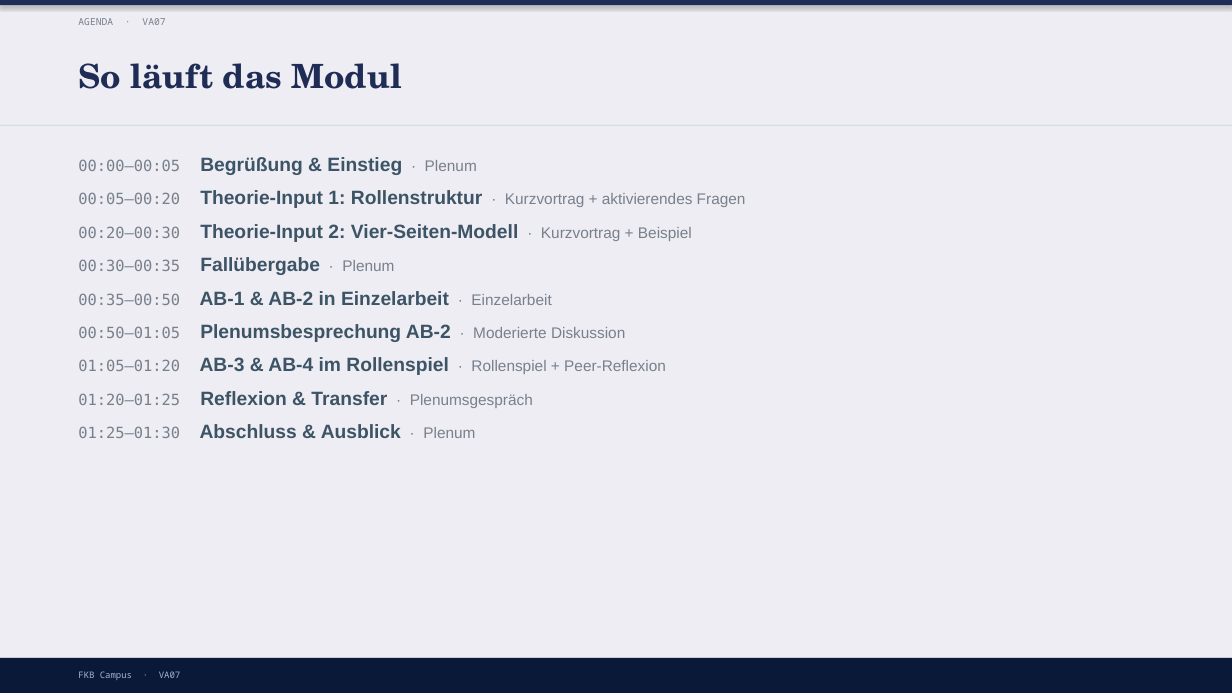
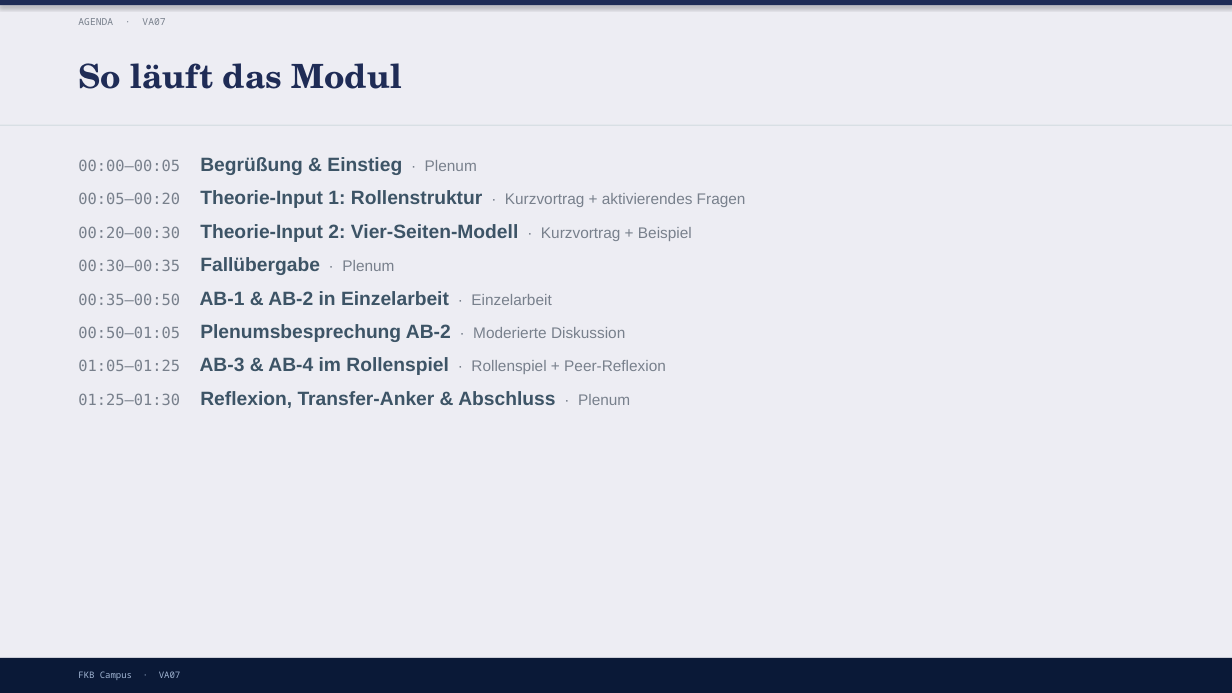
Before and after one commit to ck5rqc47pr-byte/firmenkundenakademie-online, a slide deck: slide 4 of protected-downloads/praesentation/VA07.pptx. Drawn at 1232x693 pixels with LibreOffice and Linux fonts; fonts in the diff are those of the drawing. Boxes give left, top, right and bottom in pixels: in the first picture for what was removed or moved away, otherwise in the second. Text is boxed around its words. In the diff, an @@ line names an element or a change of style, - is before the commit and + after.

```diff
--- a/protected-downloads/praesentation/VA07.pptx
+++ b/protected-downloads/praesentation/VA07.pptx
@@ text at (78, 357, 666, 408): text changed @@
-01:05–01:20 AB-3 & AB-4 im Rollenspiel · Rollenspiel + Peer-Reflexion
-01:20–01:25 Reflexion & Transfer · Plenumsgespräch
-01:25–01:30 Abschluss & Ausblick · Plenum
+01:05–01:25 AB-3 & AB-4 im Rollenspiel · Rollenspiel + Peer-Reflexion
+01:25–01:30 Reflexion, Transfer-Anker & Abschluss · Plenum
```
Also in this commit, not shown: 2 other files.
